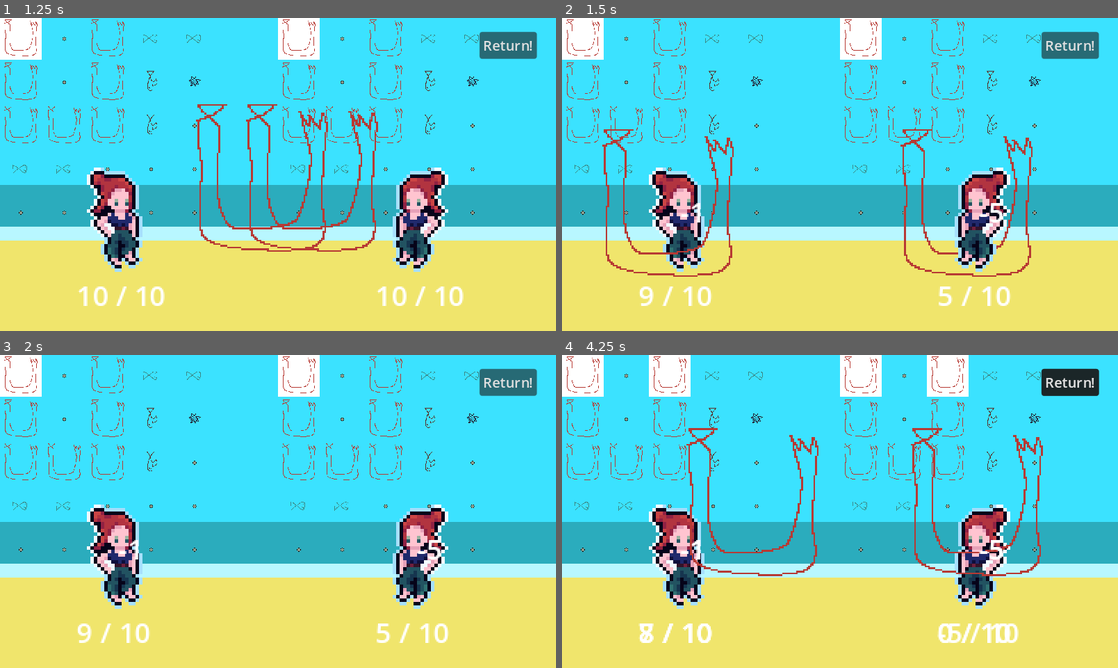
Above: before the commit, frames 1-4 (two rows, left to right).
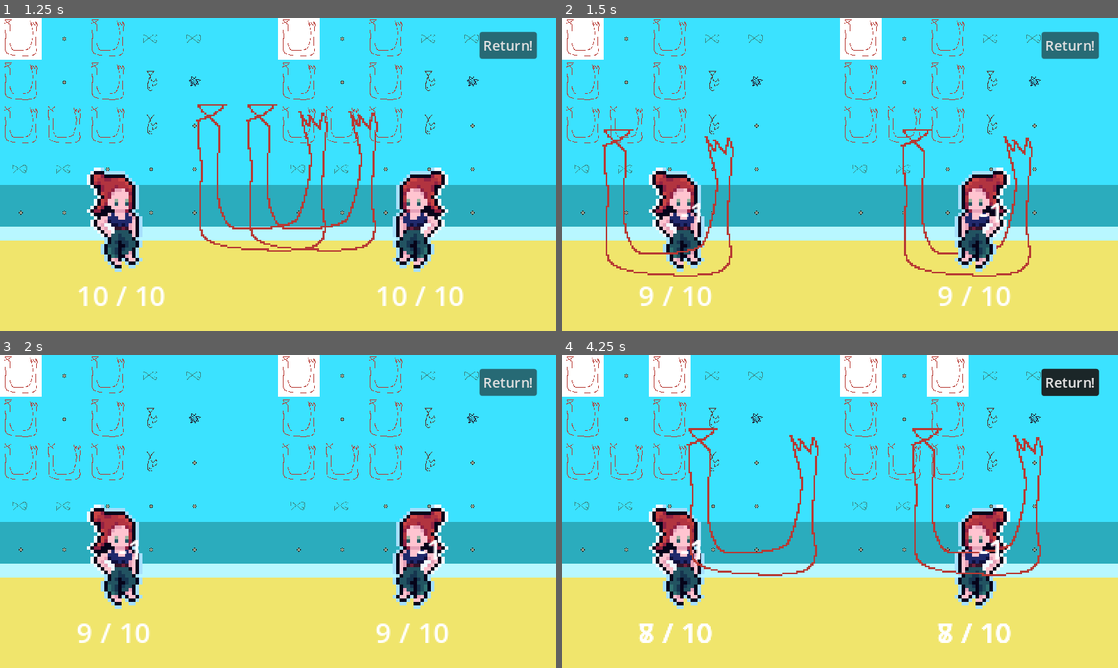
Above: after the commit, the same moments.

Repository: sandsq/fishfashionfight
Game: Godot game, scene res://inventory/inventory_container.tscn
The game is run twice, just before and just after one commit, with the same random seed, the same clock (stepped at 60 frames per second) and the same inputs.
Inputs (mouse positions are in pixels of both pictures, inside the frame that each line leads up to):
- Up to frame 1 (1.25 s): click "Fight!" at 0.5 s
- Up to frame 2 (1.5 s): click "Fight!" at 1.25 s
- Up to frame 3 (2 s): no input
- Up to frame 4 (4.25 s): click "Fight!" at 2 s; move the mouse to (962, 495) at 2.77 s; tap Space (attack) at 2.85, 3.6 s; move the mouse to (728, 527) at 3.52 s

Frame 1 is identical in both runs. In frame 2, 0.2% of the frame differs, in the area x 67-80%, y 59-92%; in frame 3, 0.2%; in frame 4, 0.4%, in the area x 67-83%, y 59-92%.

Commit message:
Enable provided synergy to affect adjacent fish

Diff:
--- a/battle.gd
+++ b/battle.gd
@@ -54,6 +54,7 @@
 		indicator.global_position = \
 				display.get_child(current_fish_ind).global_position
 		if fish_part != null:
+			fish_part.process_received_synergy_data()
 			await character.draw_weapon(fish_part)
 			await character.attack(opponent.global_position + Vector2(50, 50))
 			character.weapon.texture = null
--- a/character.gd
+++ b/character.gd
@@ -47,7 +47,7 @@
 func _on_hurtbox_area_entered(area):
 	var damage_taken = area.damage
 	character_stats.current_health -= damage_taken
-	print("character %s got hurt by something entering its hurtbox" % self.name)
+	#print("character %s got hurt by something entering its hurtbox" % self.name)
 	var damage_label = Label.new()
 	damage_label.text = "-%s" % damage_taken
 	damage_label.set_position(Vector2(32, 16))
--- a/fish/fish_part.gd
+++ b/fish/fish_part.gd
@@ -29,9 +29,11 @@
 	received_synergy_data = {}
 
 func set_received_synergy_data(new_received_synergy_data):
+	print("updated synergy data with %s" % new_received_synergy_data)
 	received_synergy_data = new_received_synergy_data
 
 func process_received_synergy_data():
+	print("synergy data is %s" % received_synergy_data)
 	if received_synergy_data.has("damage_boost"):
 		damage = damage * received_synergy_data.damage_boost
 
--- a/inventory/inventory.gd
+++ b/inventory/inventory.gd
@@ -54,7 +54,9 @@
 	fish4.set_absolute_arrangement_indexes(arr4)
 	var fish_parts4 = fish4.make_fish_parts()
 	var testpart = fish_parts4[0]
-	testpart.set_adjacent_synergy_to_provide({"damage_boost": 1.5}, 0)
+	var testsynergy = Synergy.instantiate()
+	testsynergy.synergy_data = {"damage_boost": 2.0}
+	testpart.set_adjacent_synergy_to_provide(testsynergy, 2)
 	fish_parts[9] = testpart
 
 
--- a/inventory/inventory_display.gd
+++ b/inventory/inventory_display.gd
@@ -82,11 +82,11 @@
 	var new_scene = battle_scene.instantiate()
 	new_scene.previous_scene = old_scene
 	var current_inventory = inventory.get_fish_parts()
-	for i in current_inventory.size():
-		if current_inventory[i] != null:
-			var fish_part = current_inventory[i]
-			fish_part.damage = 5
-			current_inventory[i] = fish_part
+	#for i in current_inventory.size():
+		#if current_inventory[i] != null:
+			#var fish_part = current_inventory[i]
+			#fish_part.damage = 5
+			#current_inventory[i] = fish_part
 	print("inventory right before switching to battle scene %s"
 			% [current_inventory])
 	new_scene.player_fish_parts = current_inventory
--- a/inventory/inventory_slot_display.gd
+++ b/inventory/inventory_slot_display.gd
@@ -65,9 +65,12 @@
 		for i in associated_fish_part.adjacent_synergies_to_provide.size():
 			var synergy_to_provide = \
 						associated_fish_part.adjacent_synergies_to_provide[i]
-			#print("synergy to provide %s, index %s" % [synergy_to_provide, i])
+			print("synergy to provide %s, index %s" % [synergy_to_provide, i])
 			if synergy_to_provide != null:
-				var synergy = Synergy.instantiate()
+				var synergy = synergy_to_provide.duplicate()
+				## duplicate doesn't duplicate variables
+				synergy.synergy_data = synergy_to_provide.synergy_data
+				print("synergy data %s" % synergy.synergy_data)
 				var synergy_collision_shape = CollisionShape2D.new()
 				var synergy_shape = RectangleShape2D.new()
 				#print("synergy %s, synergy shape %s"
@@ -201,6 +204,8 @@
 
 func _on_synergy_detector_entered(area):
 	print("potential candidate for synergy, I am index %s, the identity of the area is %s" % [get_index(), area])
+	associated_fish_part.set_received_synergy_data(area.synergy_data)
 
 func _on_synergy_detector_exited(area):
-	print("removing candidate for synergy")
+	print("removing candidate for synergy, I am index %s" % [get_index()])
+	associated_fish_part.set_received_synergy_data({})
--- a/synergy.gd
+++ b/synergy.gd
@@ -1 +1,3 @@
 extends Area2D
+
+var synergy_data = {}
